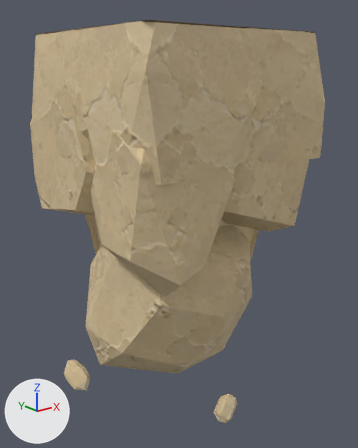
One commit to the glTF model assets/custom/models/ground_modules/ground_bottom_square_island_08.glb: the scene before it, then after it.
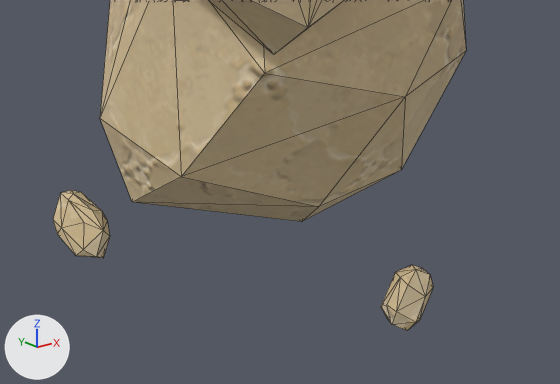
There are two pictures of each version: one whole from a camera (50 mm lens) standing at (-1.1, -1.56, 0.83) and looking at (0.53, 0.48, 0.02), one close up on the part from 11% to 82% of the width and 61% to 100% of the height. Lighting does not change. The marker at lower left points along +X, +Y and +Z. The last two pictures show the newer version. The close-ups show mesh edges as thin lines. Vertices at exactly the same position are counted once.

Names of what the first close-up shows: 'GroundBottomSquareIsland08_Body'.
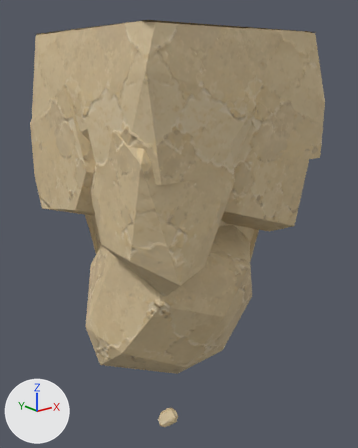
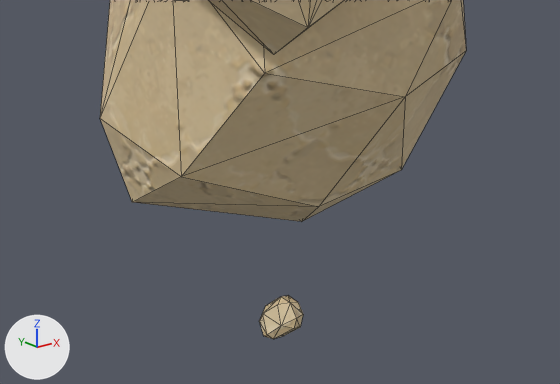
Pixel boxes (x1, y1, x2, y2) of what changed, in the close-ups (560 x 384 px; the box of a moved part takes in the faces that stretch with it):
'GroundBottomSquareIsland08_Body', reshaped: before (53, 0, 466, 330); after (100, 0, 466, 339)
part 1 of me_groundbottomsquareisland08_bodyshouldermesh, moved or reshaped: before (381, 265, 433, 330); after (259, 296, 303, 339)
part 2 of me_groundbottomsquareisland08_bodyshouldermesh, moved or reshaped (not visible afterwards): before (53, 190, 110, 258)

What changed in the scene script:
```text
Change me_groundbottomsquareisland08_bodyshouldermesh:
    used by ob_groundbottomsquareisland08_body; location = (0.0, 0.0, 0.0)
    remove me_groundbottomsquareisland08_bodyshouldermesh.from_pydata(...)  # 1556 vertices, 2770 faces; spans x -0.04..1.04, y -0.04..1.04, z -0.97..1.0
    add me_groundbottomsquareisland08_bodyshouldermesh.from_pydata(...)  # 1556 vertices, 2770 faces; spans x -0.04..1.04, y -0.04..1.04, z -0.85..1.0
    me_groundbottomsquareisland08_bodyshouldermesh part 1: the loose piece of 24 vertices spanning x 0.41..0.53, y -0.03..0.05, z -0.95..-0.79 is multiplied about its middle by the matrix ((0.326, 0.681, 0.126), (-0.648, 0.349, -0.209), (-0.243, -0.018, 0.725)), then moved by (-0.34, 0.05, 0.07)
    me_groundbottomsquareisland08_bodyshouldermesh part 2: 24 of 1556 vertices moved; they spanned x -0.04..0.07, y 0.71..0.87, z -0.97..-0.81 and now span x 0.59..0.64, y 0.71..0.88, z -0.77..-0.64; mean shift (0.6, 0.01, 0.19); largest move (-0.04, 0.84, -0.92) -> (0.59, 0.86, -0.72)
```
